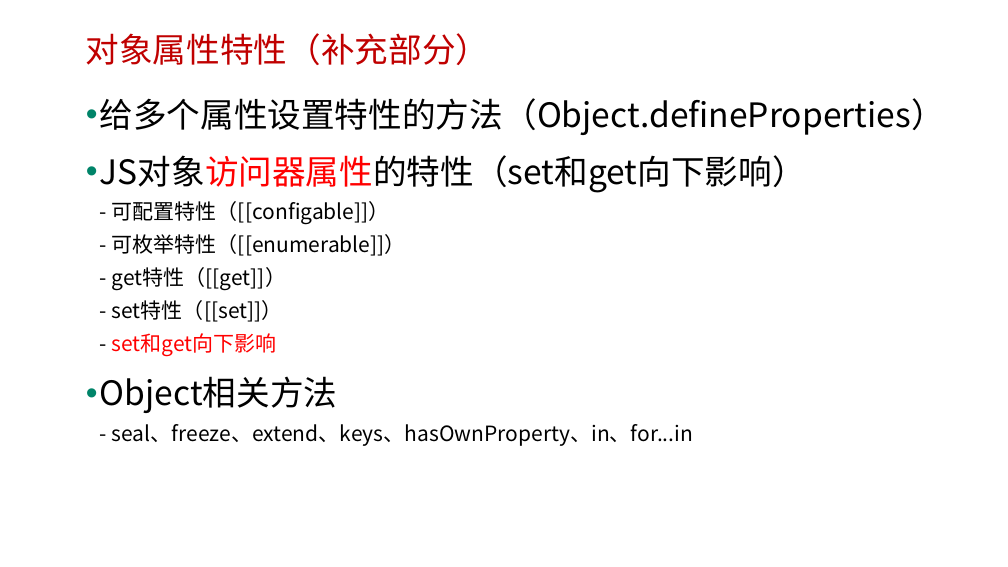
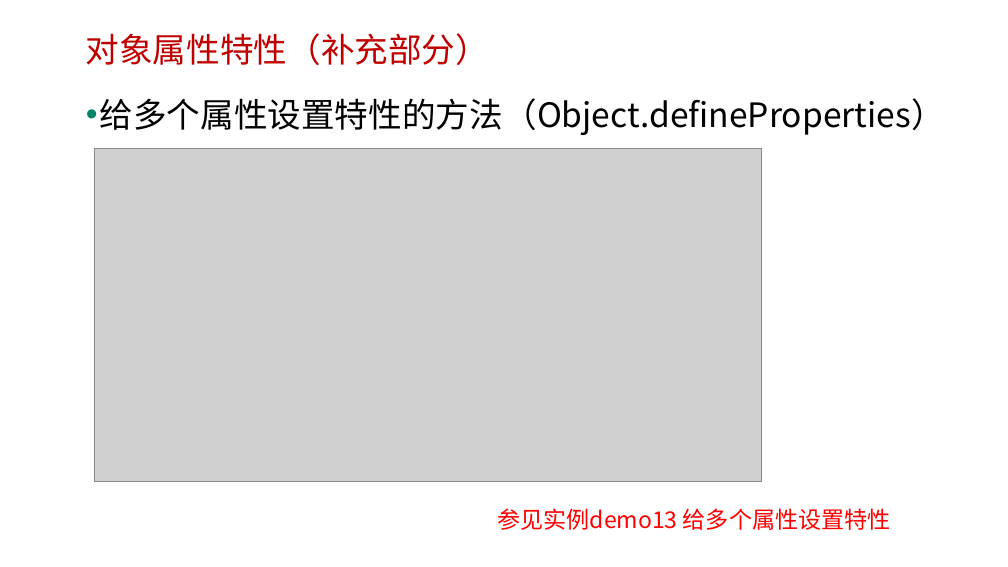
Before and after one commit to edu2act/course-javascript-advanced, a slide deck: slide 28 of 课程PPT/06.JavaScript对象.pptx. Drawn at 1008x567 pixels with LibreOffice and Linux fonts; fonts in the diff are those of the drawing; grey boxes stand for pictures; background and template pictures are left out. Boxes give left, top, right and bottom in pixels: in the first picture for what was removed or moved away, otherwise in the second. Text is boxed around its words. In the diff, an @@ line names an element or a change of style, - is before the commit and + after.

```diff
--- a/课程PPT/06.JavaScript对象.pptx
+++ b/课程PPT/06.JavaScript对象.pptx
@@ picture added at box(95, 148, 762, 482) @@
@@ text at box(100, 155, 806, 446): paragraphs removed @@
-• JS对象访问器属性的特性（set和get向下影响）
-  - 可配置特性（[[configable]]）
-  - 可枚举特性（[[enumerable]]）
-  - get特性（[[get]]）
-  - set特性（[[set]]）
-  - set和get向下影响
-• Object相关方法
-  - seal、freeze、extend、keys、hasOwnProperty、in、for...in
@@ text added at box(498, 508, 891, 530), 22 pt, text #FF0000 @@
+参见实例demo13 给多个属性设置特性
```
Also in this commit, not shown: 7 other slides changed, 2 slides added, 10 other files.
